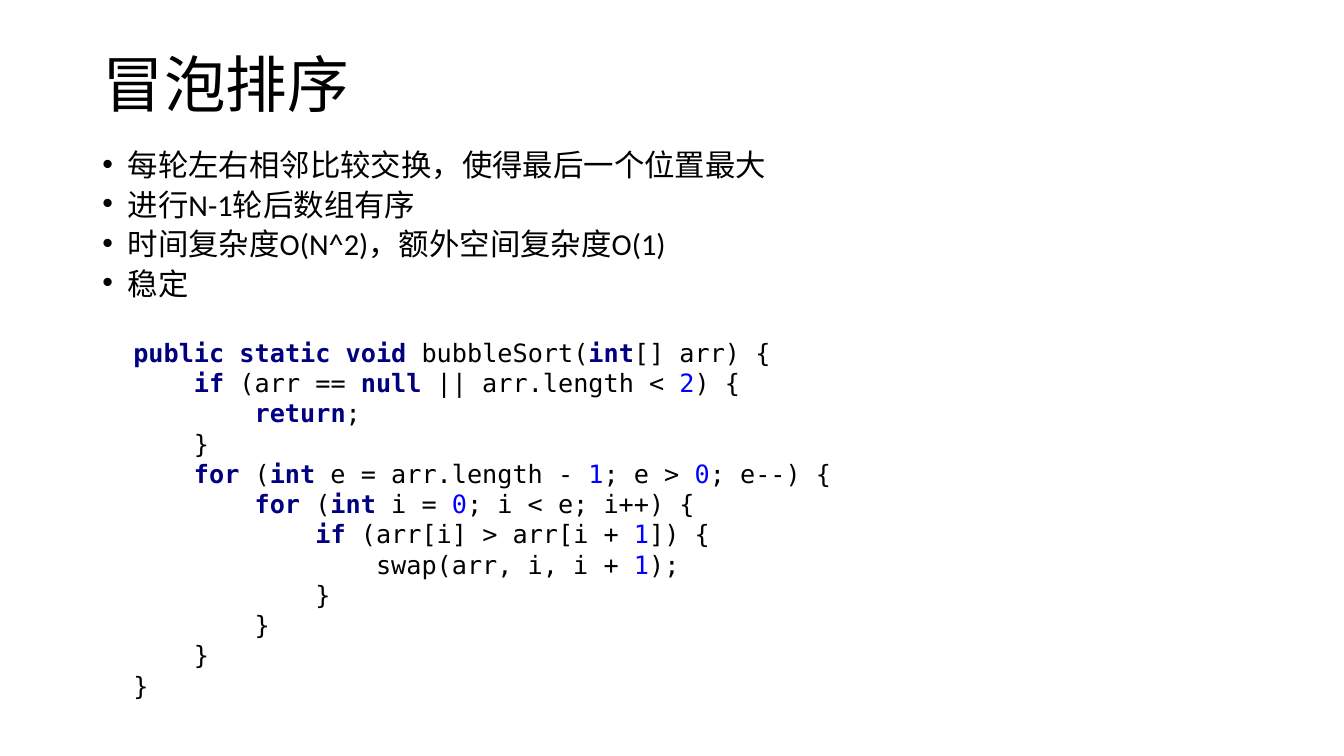
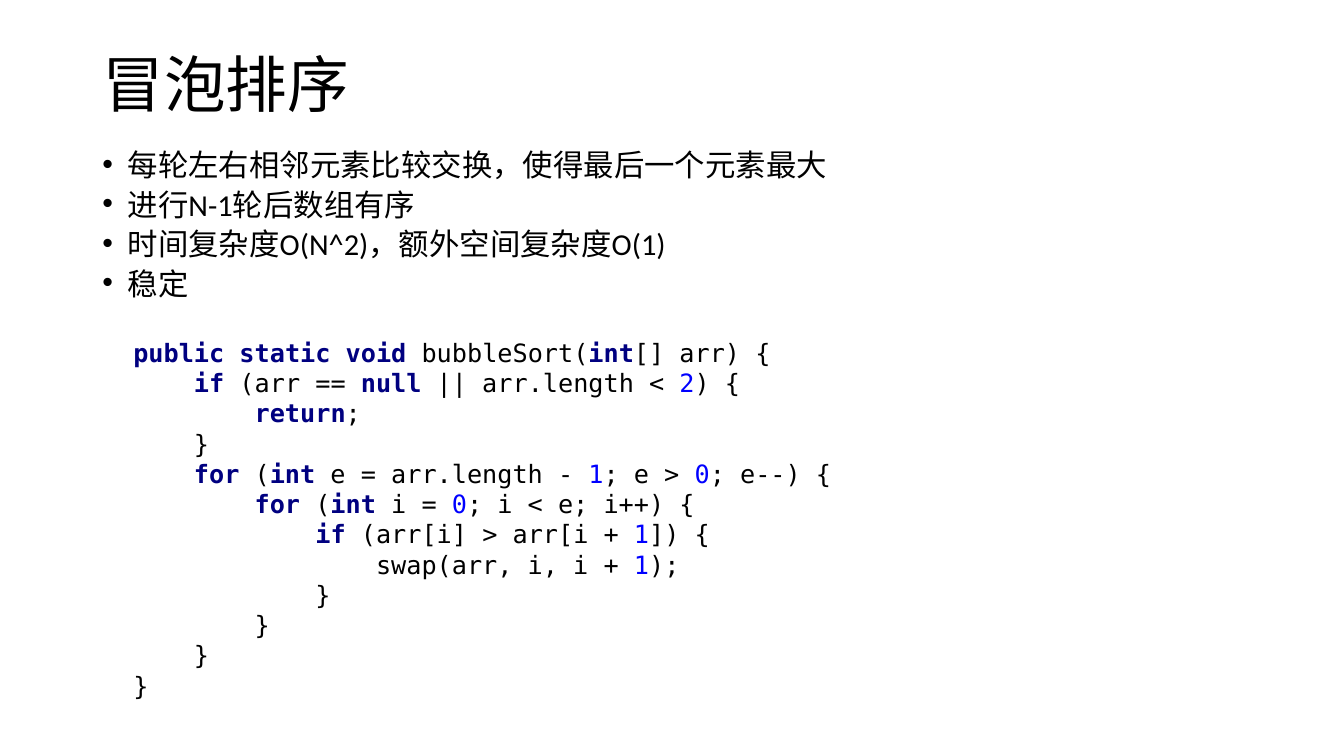
Before and after one commit to Bruce0926/algorithm, a slide deck: slide 6 of 排序算法分享.pptx. Drawn at 1344x756 pixels with LibreOffice and Linux fonts; fonts in the diff are those of the drawing. Boxes give left, top, right and bottom in pixels: in the first picture for what was removed or moved away, otherwise in the second. Text is boxed around its words. In the diff, an @@ line names an element or a change of style, - is before the commit and + after.

```diff
--- a/排序算法分享.pptx
+++ b/排序算法分享.pptx
@@ text at (x1=128, y1=150, x2=827, y2=179): text changed @@
-• 每轮左右相邻比较交换，使得最后一个位置最大
+• 每轮左右相邻元素比较交换，使得最后一个元素最大
```
Also in this commit, not shown: 1 other slide changed, 1 slide added, 1 other file.
